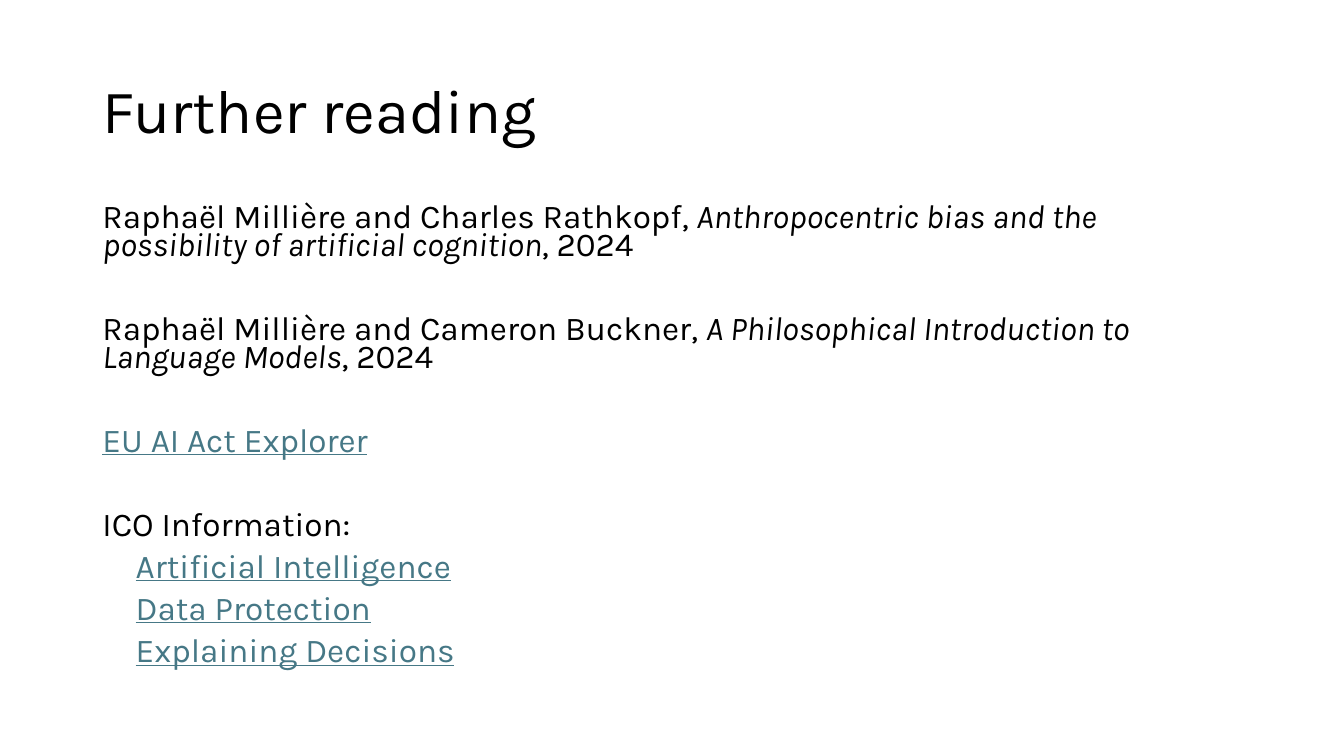
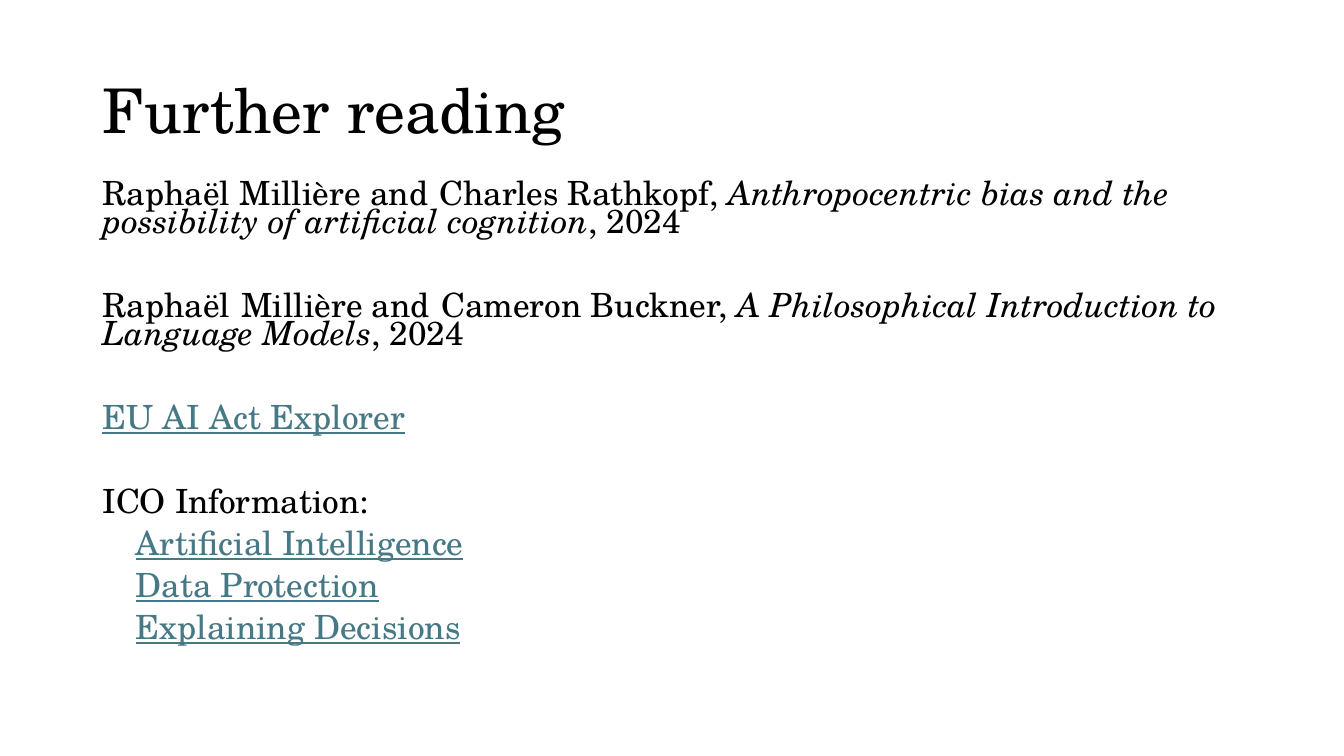
Before and after one commit to acceleratescience/large-language-models, a slide deck: slide 18 of slides/flsg/1-intro-flsg.pptx (slide 17 before the commit). Drawn at 1344x756 pixels with LibreOffice and Linux fonts; fonts in the diff are those of the drawing; background and template pictures are left out. Boxes give left, top, right and bottom in pixels: in the first picture for what was removed or moved away, otherwise in the second. Text is boxed around its words. In the diff, an @@ line names an element or a change of style, - is before the commit and + after.

```diff
--- a/slides/flsg/1-intro-flsg.pptx
+++ b/slides/flsg/1-intro-flsg.pptx
@@ title "Further reading" at <box>102,87,565,146</box>: font Karla to TeX Gyre Schola @@
@@ text "Raphaël Millière and Charles Rathkopf, ..." at <box>102,180,1216,646</box>: font Karla to TeX Gyre Schola @@
@@ text "Raphaël Millière and Charles Rathkopf, ...": place and size @@
-text "Raphaël Millière and Charles Rathkopf, ..." at <box>102,202,1130,670</box>
+text "Raphaël Millière and Charles Rathkopf, ..." at <box>102,180,1216,646</box>
```
Also in this commit, not shown: 17 other slides changed, 1 slide added, 1 other file.
